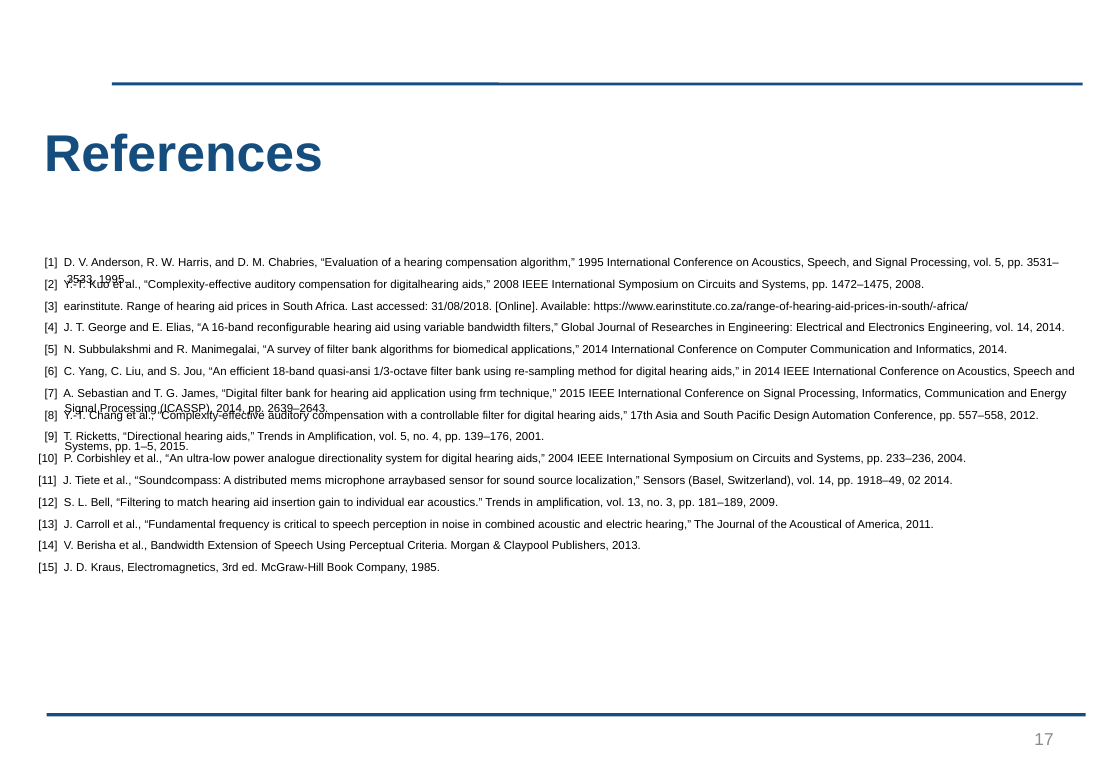
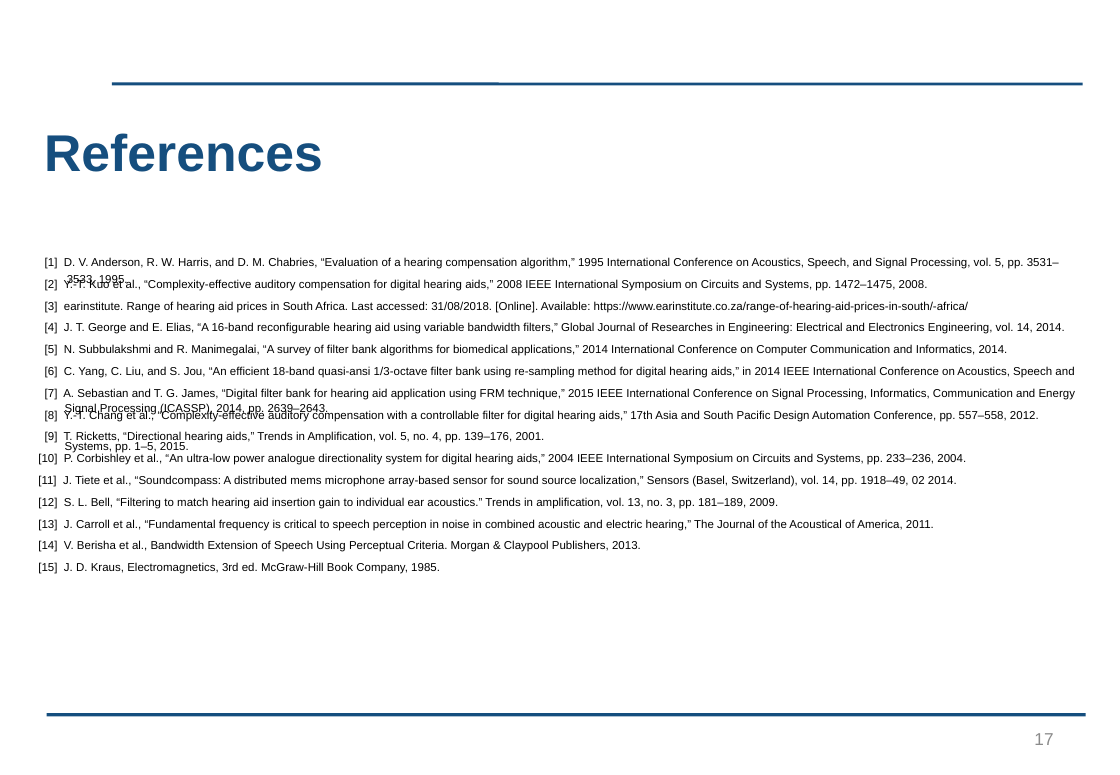
Before and after one commit to kayjayB/I_cant_hear_you, a slide deck: slide 17 of Presentation/Presentation.pptx. Drawn at 1120x775 pixels with LibreOffice and Linux fonts; fonts in the diff are those of the drawing; background and template pictures are left out. Boxes give left, top, right and bottom in pixels: in the first picture for what was removed or moved away, otherwise in the second. Text is boxed around its words. In the diff, an @@ line names an element or a change of style, - is before the commit and + after.

Commit message:
Another one

```diff
--- a/Presentation/Presentation.pptx
+++ b/Presentation/Presentation.pptx
@@ text at bbox=[45, 279, 928, 291]: spaces changed @@
-[2] Y.-T. Kuo et al., “Complexity-effective auditory compensation for digitalhearing aids,” 2008 IEEE International Symposium on Circuits and Systems, pp. 1472–1475, 2008.
+[2] Y.-T. Kuo et al., “Complexity-effective auditory compensation for digital hearing aids,” 2008 IEEE International Symposium on Circuits and Systems, pp. 1472–1475, 2008.
@@ text at bbox=[45, 388, 1075, 400]: text changed @@
-[7] A. Sebastian and T. G. James, “Digital filter bank for hearing aid application using frm technique,” 2015 IEEE International Conference on Signal Processing, Informatics, Communication and Energy
+[7] A. Sebastian and T. G. James, “Digital filter bank for hearing aid application using FRM technique,” 2015 IEEE International Conference on Signal Processing, Informatics, Communication and Energy
@@ text at bbox=[38, 475, 957, 487]: text changed @@
-[11] J. Tiete et al., “Soundcompass: A distributed mems microphone arraybased sensor for sound source localization,” Sensors (Basel, Switzerland), vol. 14, pp. 1918–49, 02 2014.
+[11] J. Tiete et al., “Soundcompass: A distributed mems microphone array-based sensor for sound source localization,” Sensors (Basel, Switzerland), vol. 14, pp. 1918–49, 02 2014.
```
